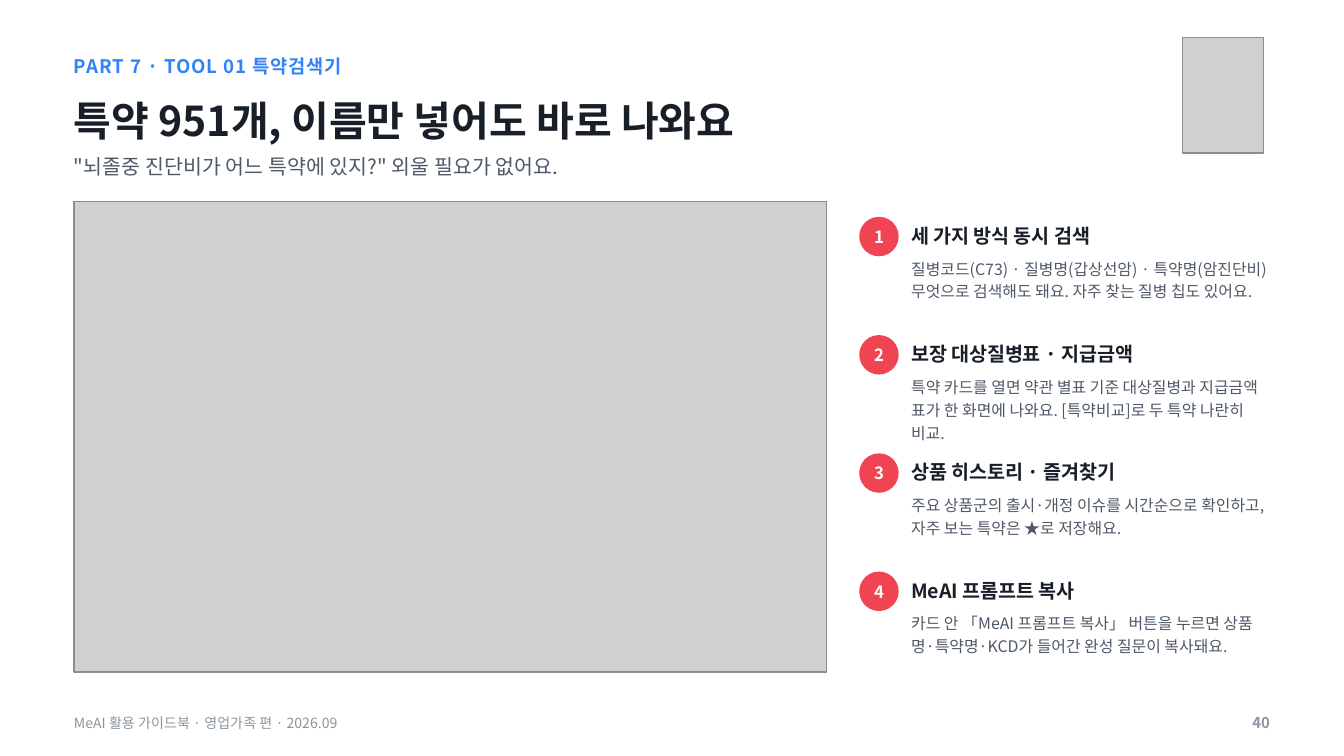
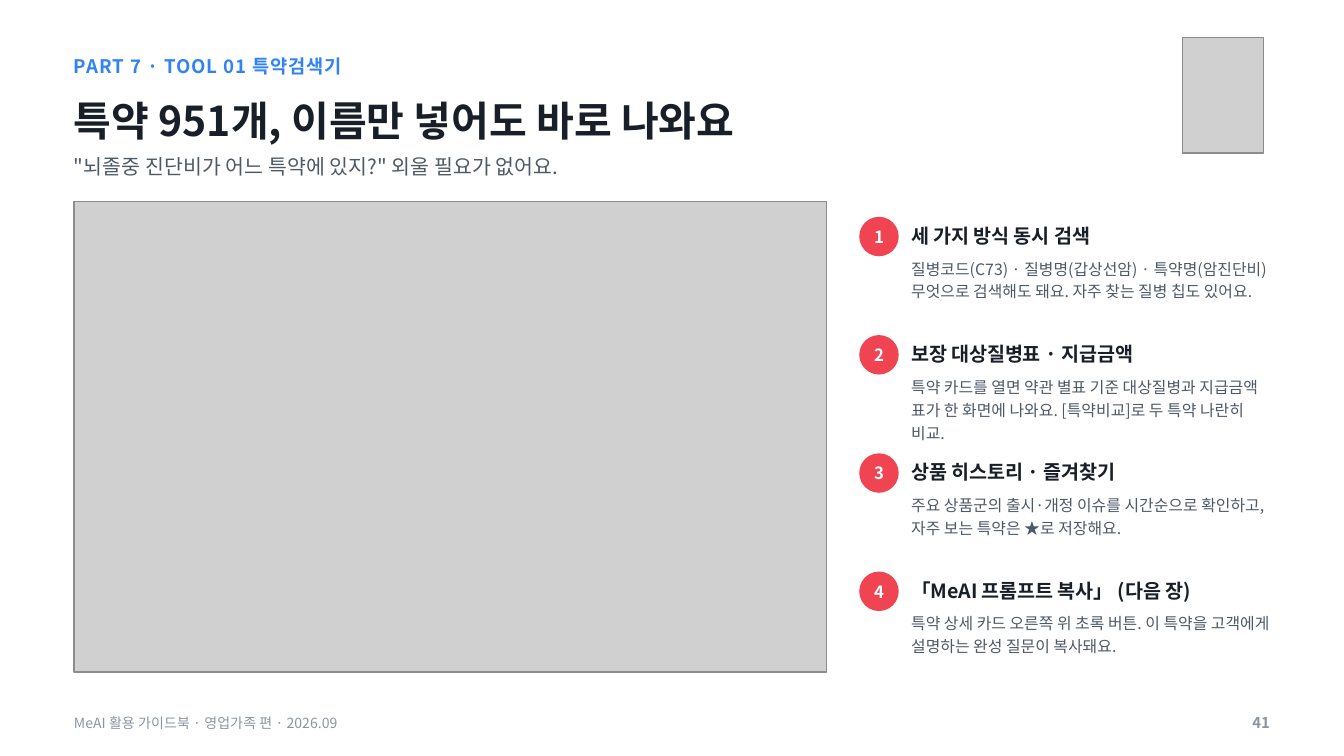
Before and after one commit to hunx11-sys/MeAI, a slide deck: slide 41 of docs/MeAI_활용가이드북_영업가족편_2026.09.pptx (slide 40 before the commit). Drawn at 1344x756 pixels with LibreOffice and Linux fonts; fonts in the diff are those of the drawing; grey boxes stand for pictures. Boxes give left, top, right and bottom in pixels: in the first picture for what was removed or moved away, otherwise in the second. Text is boxed around its words. In the diff, an @@ line names an element or a change of style, - is before the commit and + after.

```diff
--- a/docs/MeAI_활용가이드북_영업가족편_2026.09.pptx
+++ b/docs/MeAI_활용가이드북_영업가족편_2026.09.pptx
@@ text at (911,581,1190,602): text changed @@
-MeAI 프롬프트 복사
+「MeAI 프롬프트 복사」 (다음 장)
@@ text at (911,616,1270,654): text changed @@
-카드 안 「MeAI 프롬프트 복사」 버튼을 누르면 상품명·특약명·KCD가 들어간 완성 질문이 복사돼요.
+특약 상세 카드 오른쪽 위 초록 버튼. 이 특약을 고객에게 설명하는 완성 질문이 복사돼요.
@@ text at (1252,717,1270,728): text changed @@
-40
+41
```
Also in this commit, not shown: 14 other slides changed, 4 slides added, 1 slide removed, 1 other file.
